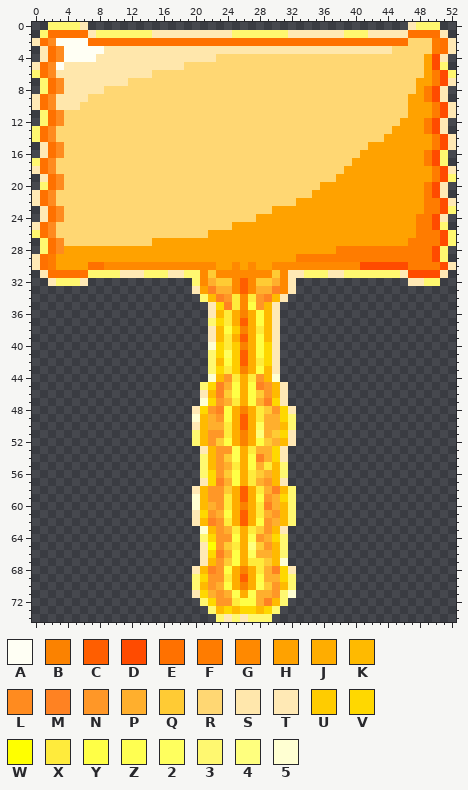
A sprite sheet gets an edit: Content/Projectiles/Hostile/SolarHammer.png. That is the earlier state.
The file is 106x150 pixels, drawn in blocks of 2x2; one block is one cell here. Colours within 5 levels of each other are drawn and written as one.
Palette (. is transparent): A #fffff4  B #fb8200  C #ff5e00  D #ff4b00  E #ff7100  F #ff7c00  G #ff8900  H #ffa200  J #ffad00  K #ffba00  L #ff8b1f  M #ff8222  N #ff9727  P #ffaf2d  Q #ffcb34  R #ffd773  S #ffe7ac  T #ffe9b5  U #ffcc00  V #ffd800  W #ffff00  X #ffeb3c  Y #ffff46  Z #ffff51  2 #ffff5e  3 #fff870  4 #ffff7e  5 #ffffd2
Pixels before (only the part around the change), first column x 17:
28 HHHHHHHHHHHHHHHHHHHHHFFFFF
29 HHHHHHHHHHHHHHHHFFFFFFFFFF
30 GGGGGGHHGHGHHGGGGGGGGGGGDD
31 TT33GQGGGGGGGQGTT333TT3333
32 ...3GPQQGCGQQPGT..........
33 ...THMPPGCGPPMGT..........
34 ....3KMNXGXNMKT...........
35 .....TVMXGYNKT............
36 .....TKXJBJYKT............
37 .....3VXJCJYKT............
38 .....TKYUBJXKT............
39 .....TKXJCJYKT............
40 .....5VXUBJYVT............
41 .....3V2UCJYVT............
42 .....3KYUCJXVT............
43 .....3VXUBJYKT............
44 .....5KNXJXNK5............
45 ....3VMPYJYMNKT...........
46 ....TKMQYJYQNKT...........
47 ....5VNPXJYPMVT...........
48 ...TVNMYJBJXQNVT..........
49 ...5KPNYJCJXPPV3..........
50 ...TKPPXJCJ2PPK3..........
51 ...3KNNXJBJ4PQVT..........
52 ...3KNQYJBJYQPKT..........
53 ....TKNNZJXPPVT...........
54 ....3KNQZJYMPVT...........
55 ....3KNPXJYPXK3...........
56 ....3VNQYJXQPK3...........
57 ....TVMPYJXPNKT...........
58 ...TKNNQJCJXPMK3..........
59 ...5KNNXJCJYNPV3..........
60 ...5KPNXJBJXMPK3..........
61 ...TVNPYJCJXPNK3..........
62 ...TKMNXJCJYNPK3..........
63 ....5KNPXJXQNKT...........
64 ....3VNNYJZNPV3...........
65 ....TWNQXJ4QNK3...........
66 ....TVMPYJ2PPK3...........
67 ....TKNQYJXXQK5...........
68 ...TKMNYJBJXPMVT..........
69 ...3VNNXJCJYPPV3..........
70 ...3KNPYJBJZQNK3..........
71 ...TVPNPZJZPPN35..........
72 ....3VNNXYYPMK3...........
73 .....3KVKVVKV3............
74 ......3T3T333.............
After:
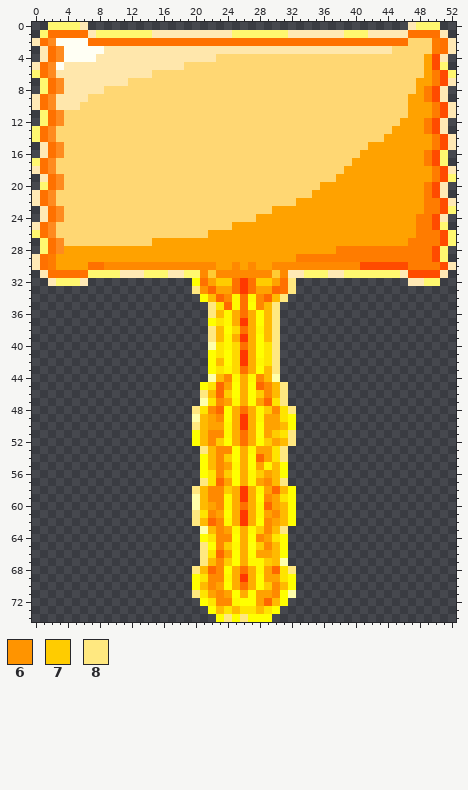
Colours new in this view: 6 #ff9400  7 #ffcc00  8 #ffe880
The exact change:
colour 4: #ffff7e -> #ffff0b
colour 5: #ffffd2 -> #ffffaa
colour C: #ff5e00 -> #ff3800
colour M: #ff8222 -> #ff6700
colour U: #ffcc00 -> #ffd800
colour V: #ffd800 -> #ffe400
colour X: #ffeb3c -> #fff800
Changed rows in their new state; - is a pixel that keeps its letter.
first column x 20:
32 WEH77E-E77HE8
33 86-HHE-EHH-E8
34 -W--G-E-G--8-
35 --8---EWG-8--
36 --8---E-W-8--
37 --W-----W-8--
38 --8-W-E---8--
39 --8-----W-8--
40 ------E-W-8--
41 --W-W---W-8--
42 --W-W-----8--
43 --W---E-W-8--
44 ----G---G----
45 -W--HW-W-G-8-
46 -8--7W-W7G-8-
47 ---GH--WH--8-
48 8-G-W-E--7G-8
49 --HGW----HH-W
50 8-HH----WHH-W
51 W-GG--E--H7-8
52 W-G7W-E-W7H-8
53 -8-GGW--HH-8-
54 -W-G7W-W-H-8-
55 -W-GH--WH--W-
56 -W-G7W--7H-W-
57 -8--HW--HG-8-
58 8-GG7----H--W
59 --GG----WGH-W
60 --HG--E---H-W
61 8-GHW----HG-W
62 8--G----WGH-W
63 ---GH---7G-8-
64 -W-GGW-WGH-W-
65 -8-G7---7G-W-
66 -8--HW-WHH-W-
67 -8-G7W---7---
68 8--GW-E--H--8
69 W-GG----WHH-W
70 W-GHW-E-W7G-W
71 8-HGHW-WHHGW-
72 -W-GG-WWH--W-
73 --W-------W--
74 ---W8W8WWW---
Changed places in both pictures, as pixel boxes (x1, y1, x2, y2):
changed: (192, 278, 296, 622)
